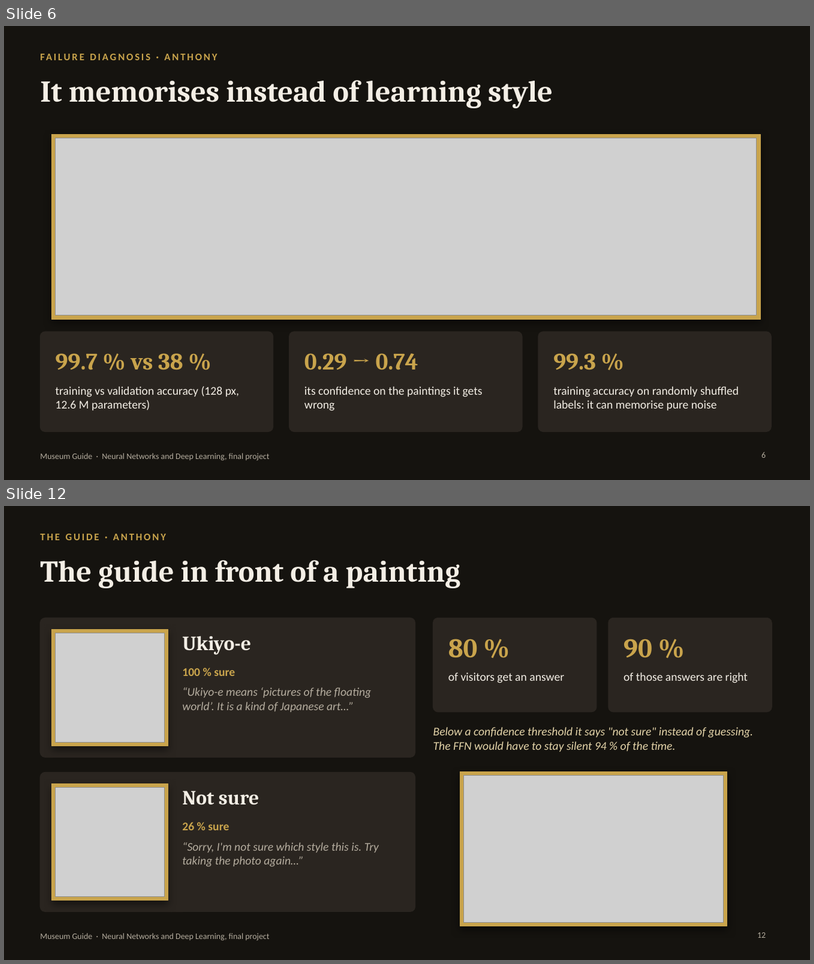
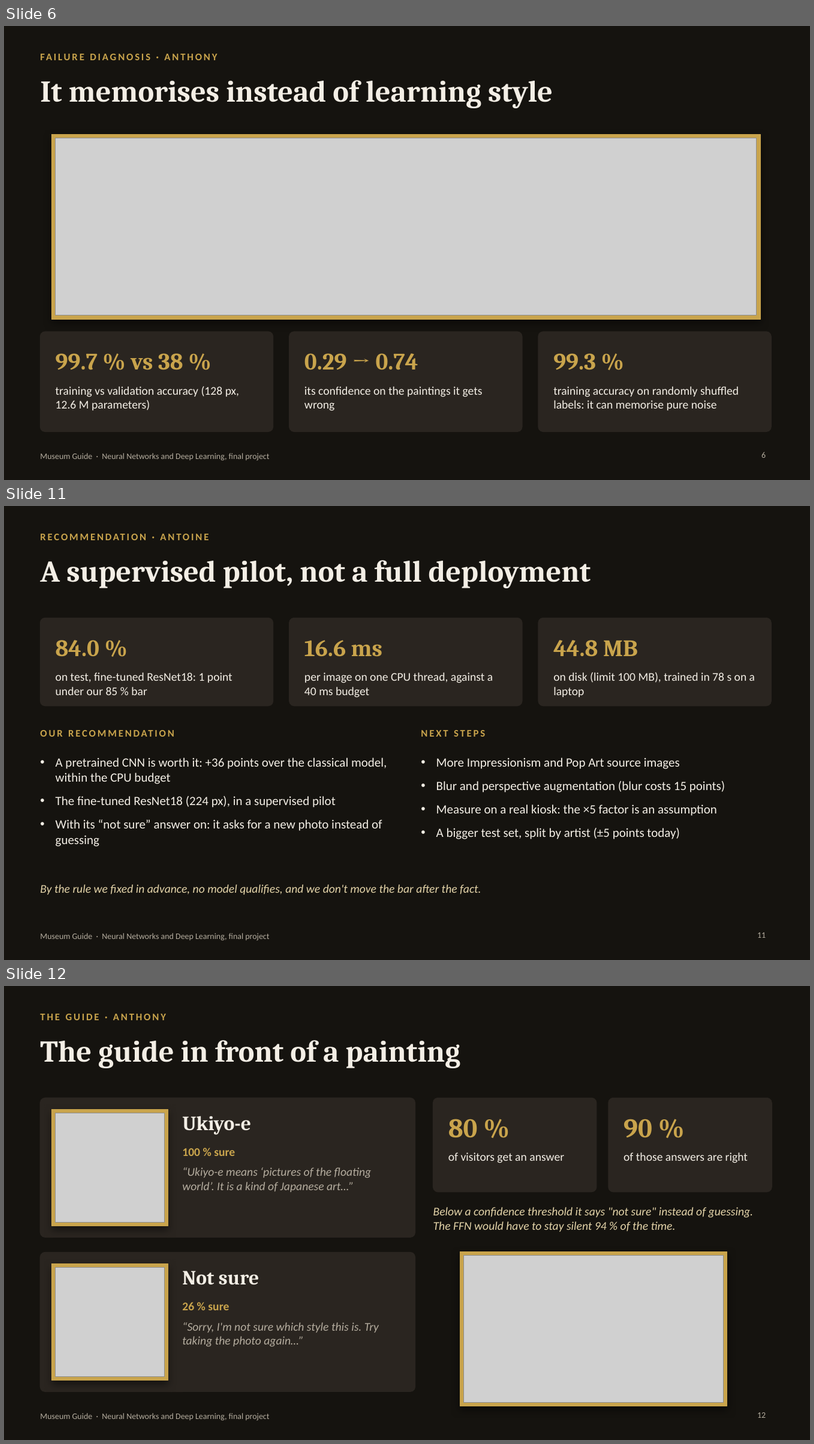
Before and after one commit to anthonyrascle43-stack/Neural-Network-Project, a slide deck: slides/museum_guide.pptx. Shown one above the other, each under a label of ours: slides 6 and 12 before the commit, slides 6, 11 and 12 after it; the slides between them are not shown. The pictures are 814x964 and 814x1444 pixels, drawn with LibreOffice and Linux fonts; fonts in the diff are those of the drawing; grey boxes stand for pictures. Boxes give left, top, right and bottom in pixels: in the first picture for what was removed or moved away, otherwise in the second. Text is boxed around its words. In the diff, an @@ line names an element or a change of style, - is before the commit and + after.

Commit message:
Fill slides 8-11: classical baseline, pretrained ResNet18, test comparison and recommendation

```diff
--- a/slides/museum_guide.pptx
+++ b/slides/museum_guide.pptx
@@ slide 11 added at (4,506,810,960), background #15130F; not listed: 1 template element that a slide beside it also shows @@
@@ text added at (40,530,766,552), 12 pt, text #C9A44C, bold @@
+RECOMMENDATION · ANTOINE
@@ title added at (40,560,591,588), 36 pt, text #F3EEE5, bold @@
+A supervised pilot, not a full deployment
@@ rounded rectangle added at (40,618,273,706), fill #2A2520, outline #2A2520 1 pt @@
@@ rounded rectangle added at (290,618,522,706), fill #2A2520, outline #2A2520 1 pt @@
@@ rounded rectangle added at (539,618,771,706), fill #2A2520, outline #2A2520 1 pt @@
@@ text added at (56,640,99,656), 28 pt, text #C9A44C, bold @@
+84.0 %
@@ text added at (305,640,383,657), 28 pt, text #C9A44C, bold @@
+16.6 ms
@@ text added at (554,640,638,656), 28 pt, text #C9A44C, bold @@
+44.8 MB
@@ text added at (56,672,233,695), 14 pt, text #F3EEE5 @@
+on test, fine-tuned ResNet18: 1 point under our 85 % bar
@@ text added at (305,672,493,697), 14 pt, text #F3EEE5 @@
+per image on one CPU thread, against a 40 ms budget
@@ text added at (554,672,755,697), 14 pt, text #F3EEE5 @@
+on disk (limit 100 MB), trained in 78 s on a laptop
@@ text added at (40,727,391,748), 12 pt, text #C9A44C, bold @@
+OUR RECOMMENDATION
@@ text added at (421,730,485,736), 12 pt, text #C9A44C, bold @@
+NEXT STEPS
@@ text added at (56,757,387,846), 15 pt, text #F3EEE5 @@
+• A pretrained CNN is worth it: +36 points over the classical model, within the CPU budget
+• The fine-tuned ResNet18 (224 px), in a supervised pilot
+• With its “not sure” answer on: it asks for a new photo instead of guessing
@@ text added at (437,757,725,839), 15 pt, text #F3EEE5 @@
+• More Impressionism and Pop Art source images
+• Blur and perspective augmentation (blur costs 15 points)
+• Measure on a real kiosk: the ×5 factor is an assumption
+• A bigger test set, split by artist (±5 points today)
@@ text added at (40,884,482,894), 14 pt, text #E3D3A8, italic @@
+By the rule we fixed in advance, no model qualifies, and we don't move the bar after the fact.
@@ page number added at (758,932,766,937), 10 pt, text #B4AC9E @@
+11
```
Also in this commit, not shown: 3 other slides added, 4 slides removed.
